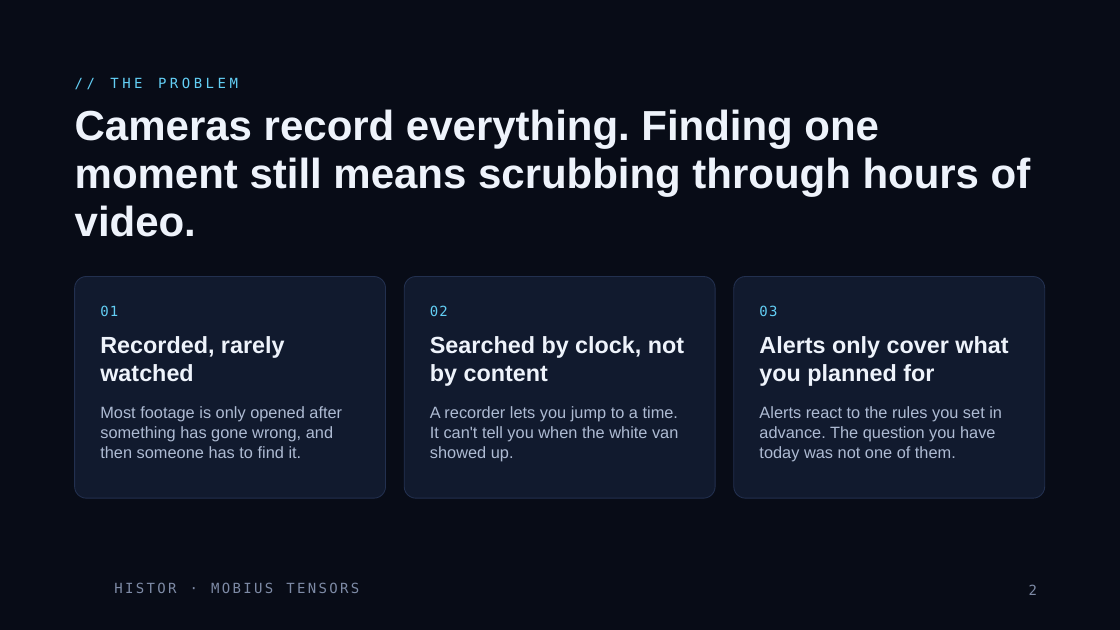
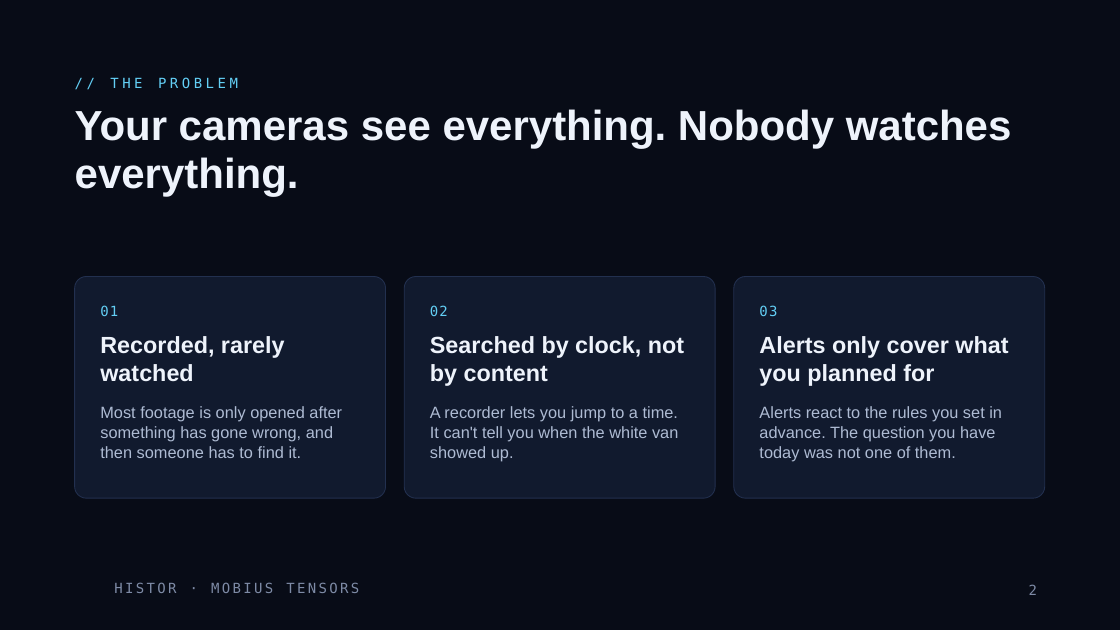
Before and after one commit to rachadlakis/mobius-tensors, a slide deck: slide 2 of projects/histor/docs/Histor.pptx. Drawn at 1120x630 pixels with LibreOffice and Linux fonts; fonts in the diff are those of the drawing; background and template pictures are left out. Boxes give left, top, right and bottom in pixels: in the first picture for what was removed or moved away, otherwise in the second. Text is boxed around its words. In the diff, an @@ line names an element or a change of style, - is before the commit and + after.

```diff
--- a/projects/histor/docs/Histor.pptx
+++ b/projects/histor/docs/Histor.pptx
@@ title at [75,109,1012,197]: text changed @@
-Cameras record everything. Finding one moment still means scrubbing through hours of video.
+Your cameras see everything. Nobody watches everything.
```
Also in this commit, not shown: 4 other slides changed, 9 slides added, 46 other files.
